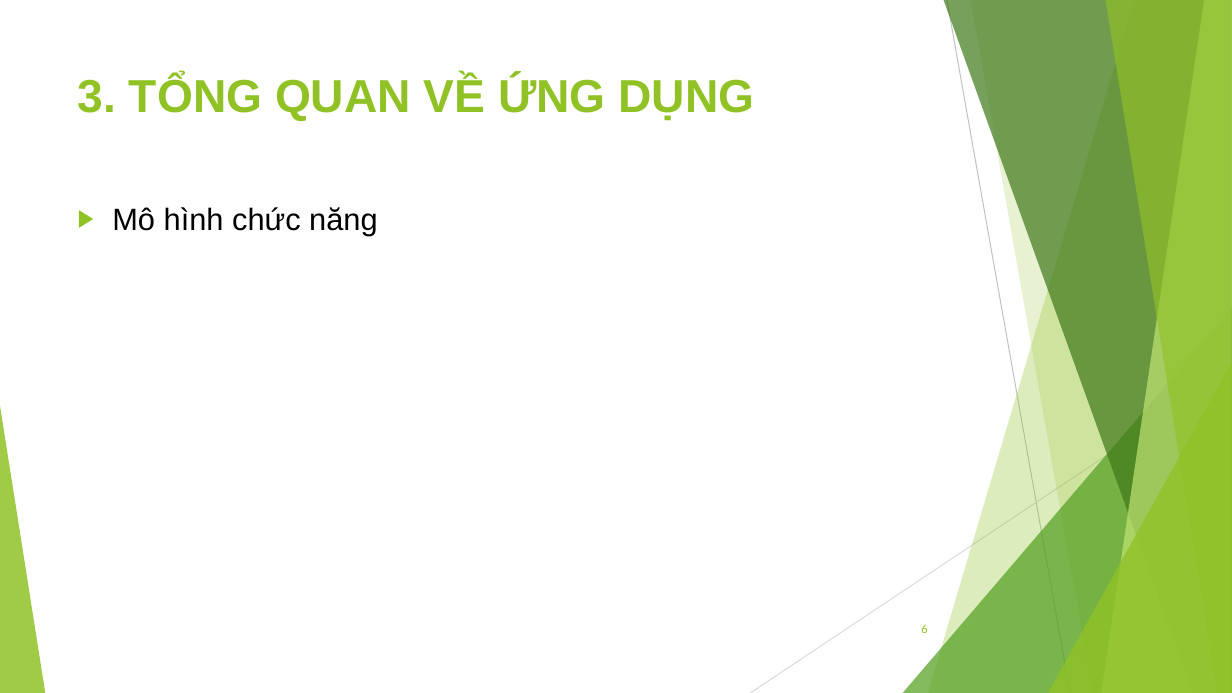
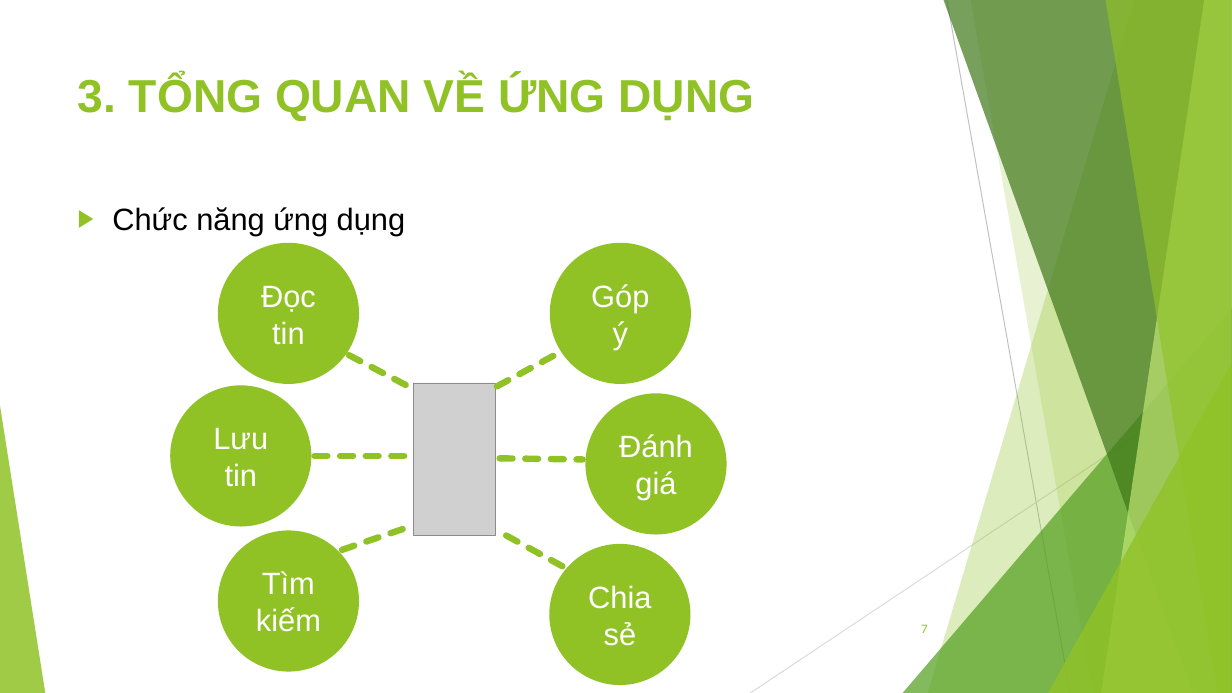
Before and after one commit to jangkyavn/BuiHoangAnh_1412101114, a slide deck: slide 7 of pp_BuiHoangAnh_1412101114.pptx (slide 6 before the commit). Drawn at 1232x693 pixels with LibreOffice and Linux fonts; fonts in the diff are those of the drawing; grey boxes stand for pictures. Boxes give left, top, right and bottom in pixels: in the first picture for what was removed or moved away, otherwise in the second. Text is boxed around its words. In the diff, an @@ line names an element or a change of style, - is before the commit and + after.

```diff
--- a/pp_BuiHoangAnh_1412101114.pptx
+++ b/pp_BuiHoangAnh_1412101114.pptx
@@ text at [112, 207, 405, 236]: text changed @@
-▶ Mô hình chức năng
+▶ Chức năng ứng dụng
@@ ellipse added at [219, 244, 359, 384], fill #90C226, outline #90C226 1.5 pt, 24 pt, text #FFFFFF @@
+Đọc tin
@@ ellipse added at [551, 244, 690, 384], fill #90C226, outline #90C226 1.5 pt, 24 pt, text #FFFFFF @@
+Góp ý
@@ line added from (349, 355) to (413, 389), #90C226 5 pt dashed @@
@@ line added from (497, 386) to (560, 352), #90C226 5 pt dashed @@
@@ ellipse added at [171, 386, 311, 526], fill #90C226, outline #90C226 1.5 pt, 24 pt, text #FFFFFF @@
+Lưu tin
@@ picture added at [413, 384, 495, 536] @@
@@ ellipse added at [587, 395, 726, 534], fill #90C226, outline #90C226 1.5 pt, 24 pt, text #FFFFFF @@
+Đánh giá
@@ line added from (314, 456) to (410, 456), #90C226 5 pt dashed @@
@@ line added from (500, 458) to (583, 459), #90C226 5 pt dashed @@
@@ ellipse added at [219, 531, 359, 671], fill #90C226, outline #90C226 1.5 pt, 24 pt, text #FFFFFF @@
+Tìm kiếm
@@ line added from (342, 550) to (411, 526), #90C226 5 pt dashed @@
@@ line added from (563, 567) to (499, 531), #90C226 5 pt dashed @@
@@ ellipse added at [551, 545, 690, 685], fill #90C226, outline #90C226 1.5 pt, 24 pt, text #FFFFFF @@
+Chia sẻ
@@ page number at [921, 624, 928, 633]: text changed @@
-6
+7
```
Also in this commit, not shown: 6 other slides changed, 1 slide added, 2 other files.
